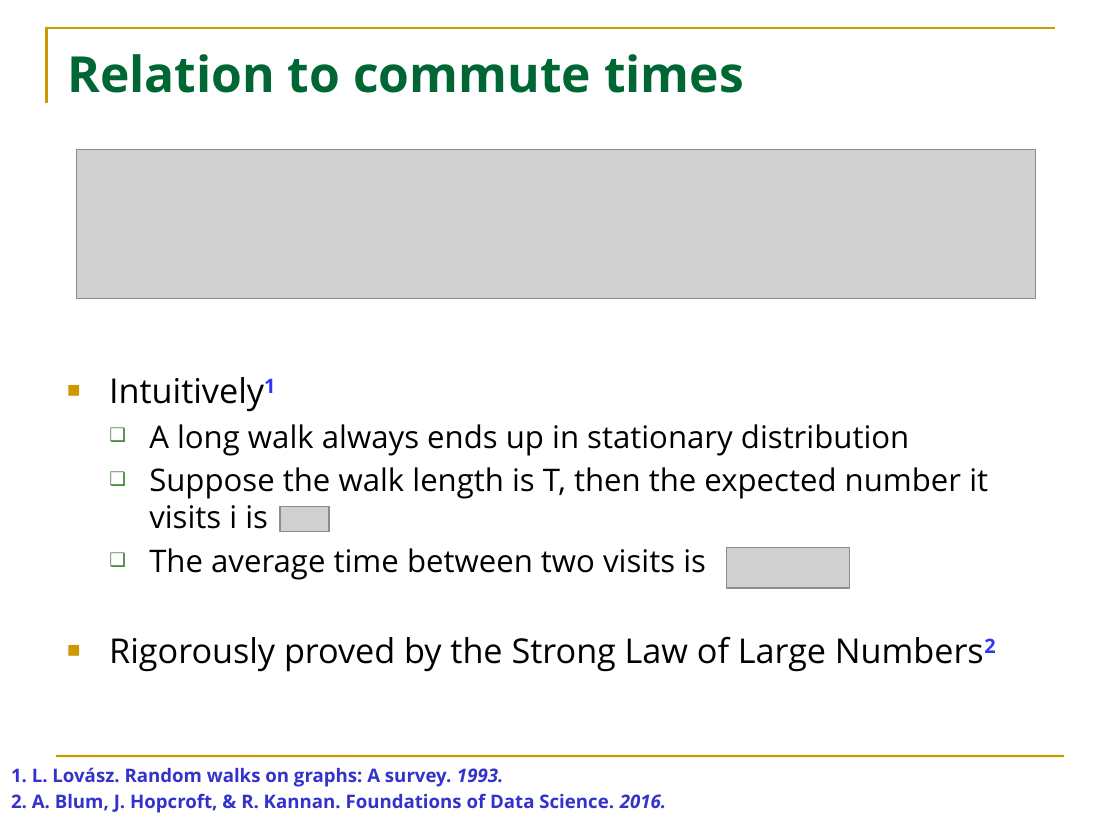
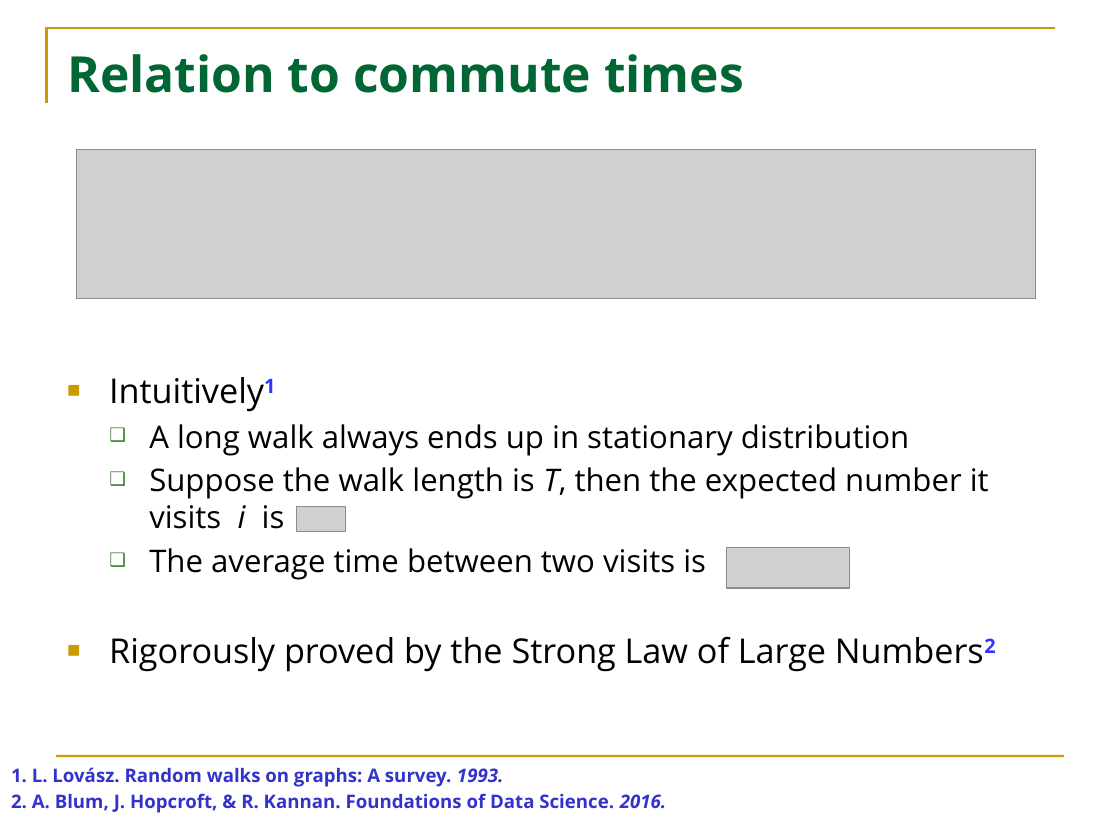
Before and after one commit to HuanSGT/rw-dir-prox, a slide deck: slide 22 of Random Walk based Proximity Measures in Directed Graphs.pptx. Drawn at 1120x840 pixels with LibreOffice and Linux fonts; fonts in the diff are those of the drawing; grey boxes stand for pictures; background and template pictures are left out. Boxes give left, top, right and bottom in pixels: in the first picture for what was removed or moved away, otherwise in the second. Text is boxed around its words. In the diff, an @@ line names an element or a change of style, - is before the commit and + after.

```diff
--- a/Random Walk based Proximity Measures in Directed Graphs.pptx
+++ b/Random Walk based Proximity Measures in Directed Graphs.pptx
@@ text at box(149, 467, 989, 529): italic on in "T, i" @@
@@ picture: place and size @@
-picture at box(280, 506, 329, 532)
+picture at box(297, 506, 346, 532)
```
Also in this commit, not shown: 9 other slides changed.
